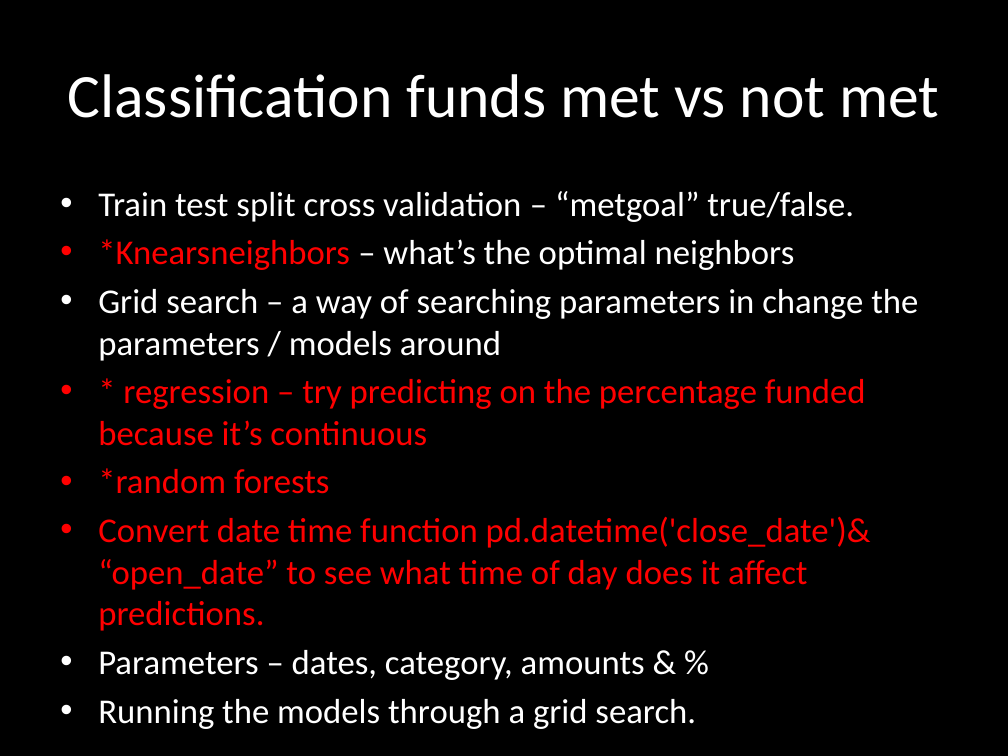
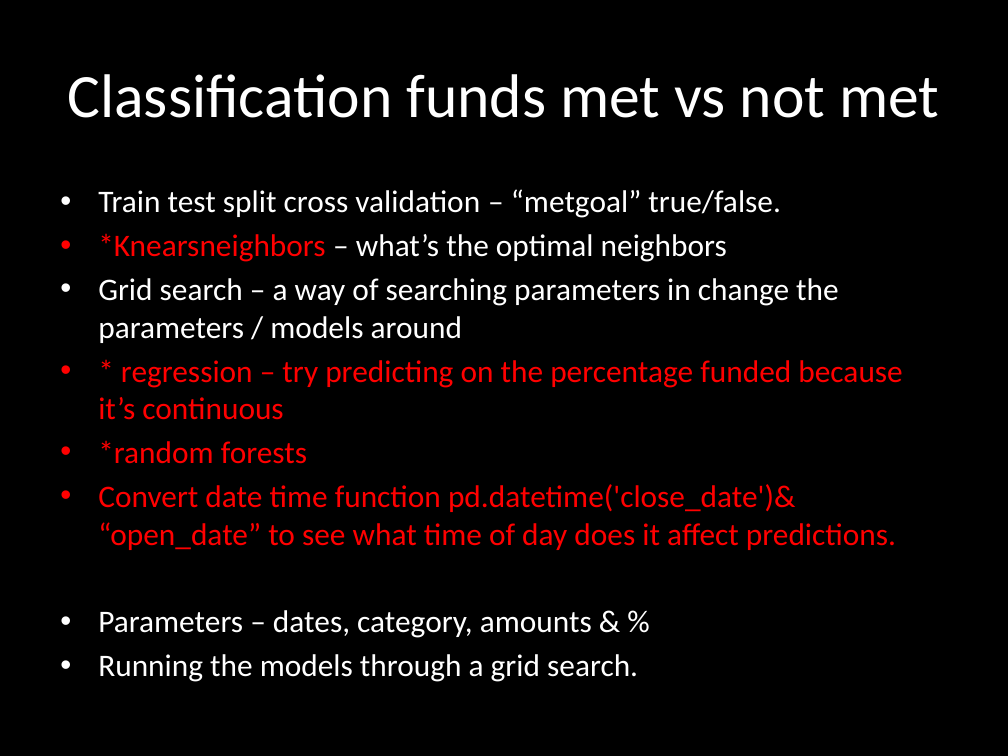
Before and after one commit to kimkxle/DS-SF-42, a slide deck: slide 13 of FinalProject_KimLe/GA_DataScience_FinalProject_KimLe_March2018v2.pptx. Drawn at 1008x756 pixels with LibreOffice and Linux fonts; fonts in the diff are those of the drawing. Boxes give left, top, right and bottom in pixels: in the first picture for what was removed or moved away, otherwise in the second. Text is boxed around its words. In the diff, an @@ line names an element or a change of style, - is before the commit and + after.

Commit message:
class

```diff
--- a/FinalProject_KimLe/GA_DataScience_FinalProject_KimLe_March2018v2.pptx
+++ b/FinalProject_KimLe/GA_DataScience_FinalProject_KimLe_March2018v2.pptx
@@ text "Train test split cross validation ..." at (98,189,902,682): size 24.8 to 22.4 pt @@
```
Also in this commit, not shown: 1 other slide changed, 2 other files.
